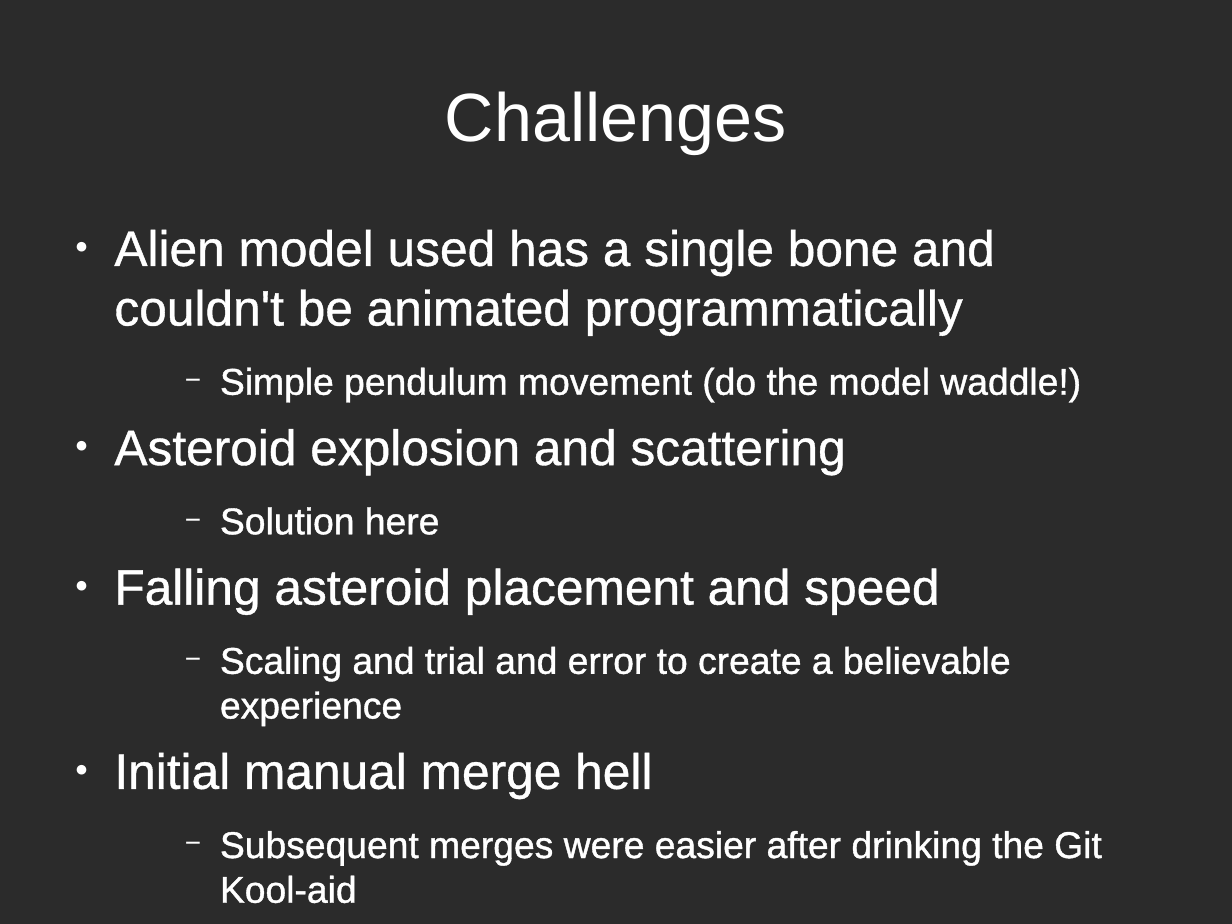
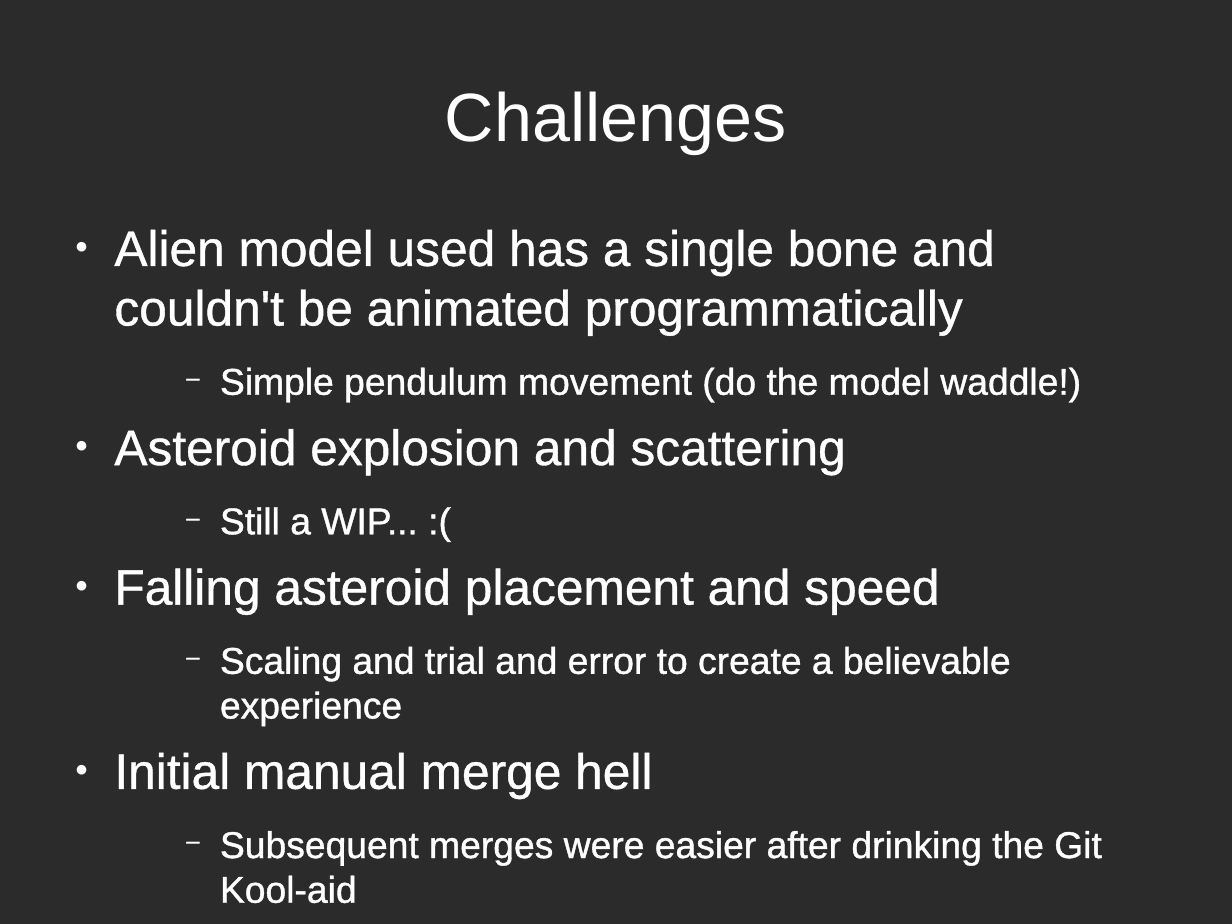
Before and after one commit to bobby-vandiver/cs485-xna-final, a slide deck: slide 10 of team3.odp. Drawn at 1232x924 pixels with LibreOffice and Linux fonts; fonts in the diff are those of the drawing; background and template pictures are left out; a plain dark background stands for a picture behind light text. Boxes give left, top, right and bottom in pixels: in the first picture for what was removed or moved away, otherwise in the second. Text is boxed around its words. In the diff, an @@ line names an element or a change of style, - is before the commit and + after.

Commit message:
Updating slides. Adding pdf version.

```diff
--- a/team3.odp
+++ b/team3.odp
@@ text at [220, 507, 418, 535]: text changed @@
-    − Solution here
+    − Still a WIP... :(
```
Also in this commit, not shown: 1 other slide changed, 1 other file.
